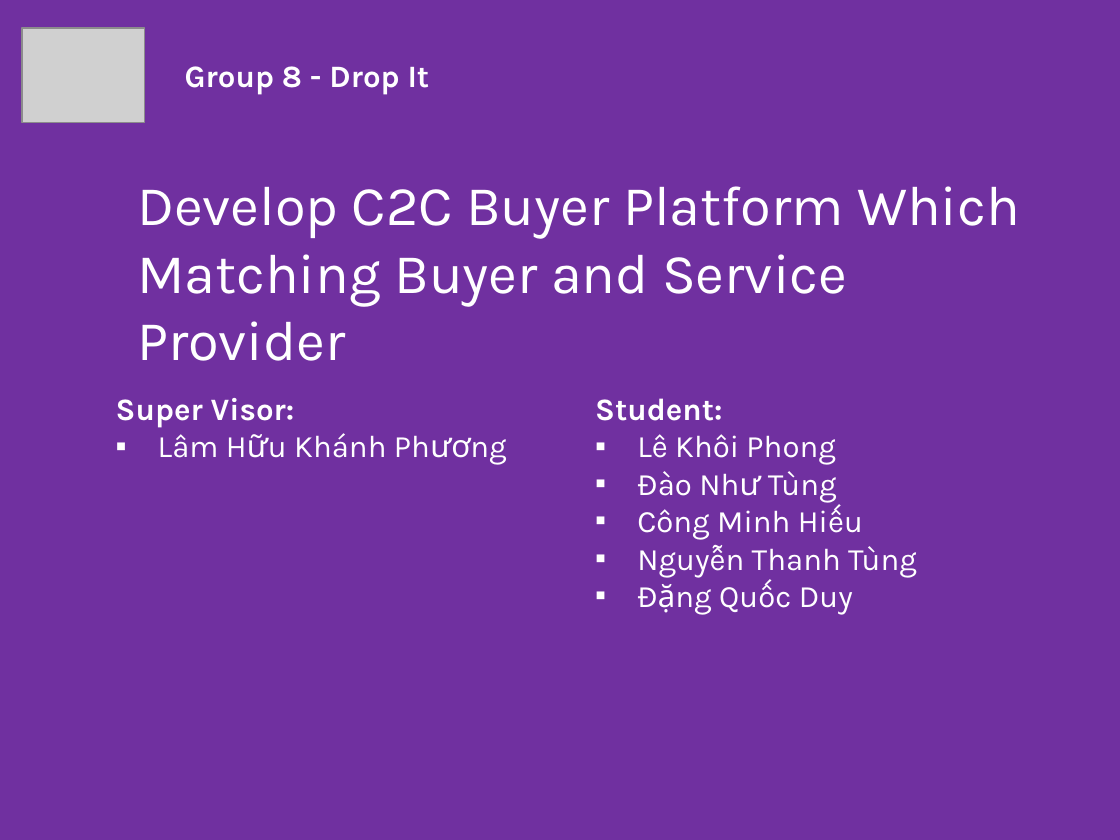
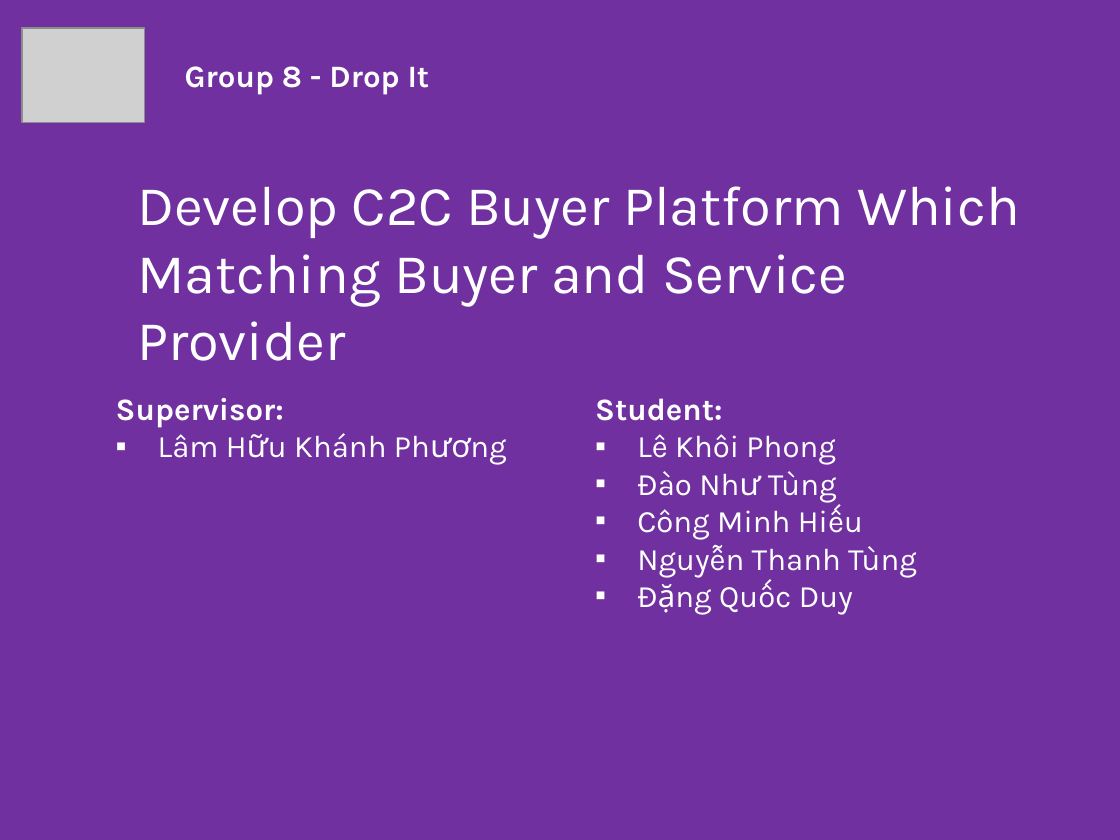
Before and after one commit to phonglk/fptu_capstone, a slide deck: slide 1 of Document/Present.pptx. Drawn at 1120x840 pixels with LibreOffice and Linux fonts; fonts in the diff are those of the drawing; grey boxes stand for pictures. Boxes give left, top, right and bottom in pixels: in the first picture for what was removed or moved away, otherwise in the second. Text is boxed around its words. In the diff, an @@ line names an element or a change of style, - is before the commit and + after.

```diff
--- a/Document/Present.pptx
+++ b/Document/Present.pptx
@@ text at <box>116,398,284,428</box>: text changed @@
-Super Visor:
+Supervisor:
```
